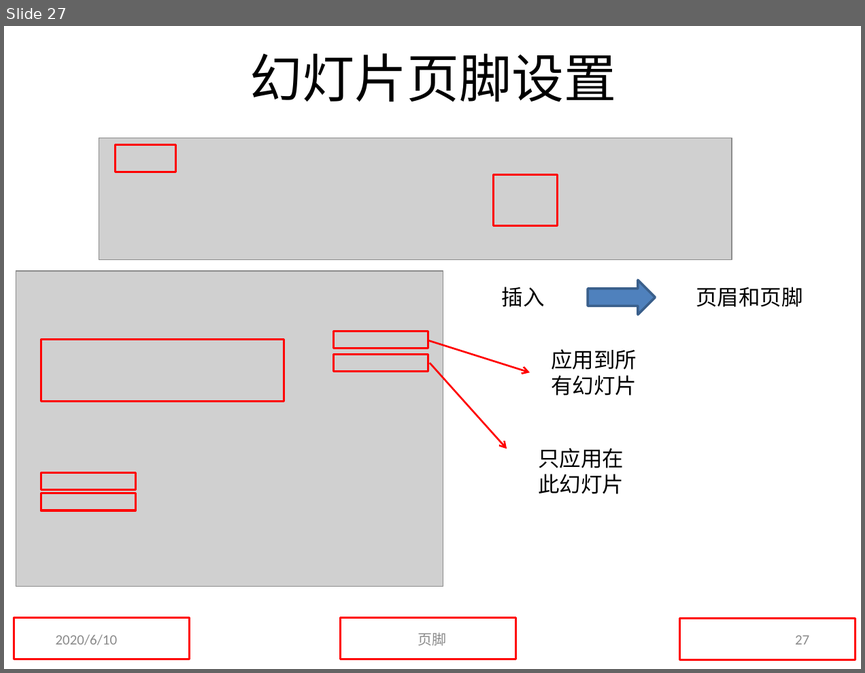
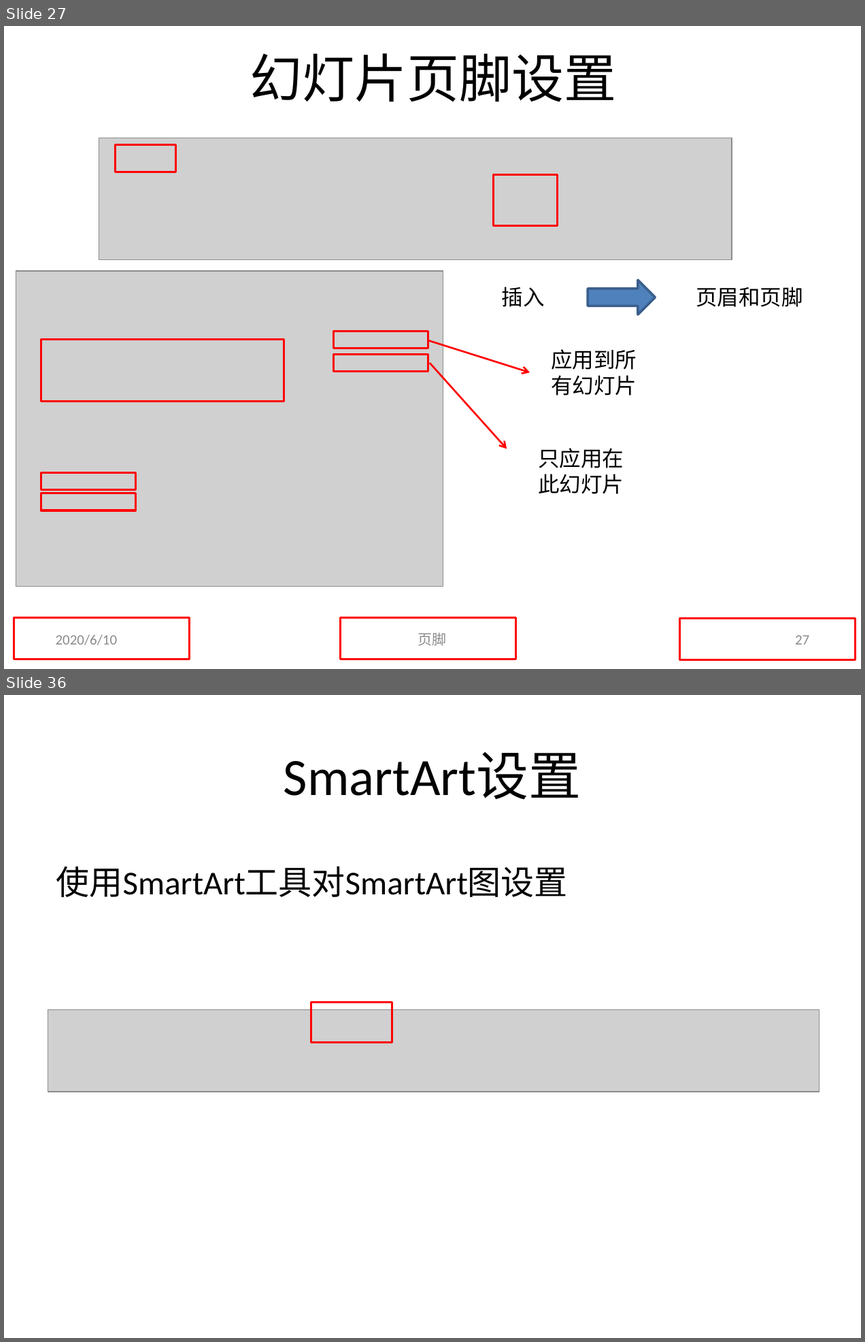
Before and after one commit to sans123wx/class, a slide deck: 第5章ppt/PowerPoint.pptx. Shown one above the other, each under a label of ours: slide 27 before the commit, slides 27 and 36 after it; the slides between them are not shown. The pictures are 865x673 and 865x1342 pixels, drawn with LibreOffice and Linux fonts; fonts in the diff are those of the drawing; grey boxes stand for pictures. Boxes give left, top, right and bottom in pixels: in the first picture for what was removed or moved away, otherwise in the second. Text is boxed around its words. In the diff, an @@ line names an element or a change of style, - is before the commit and + after.

```diff
--- a/第5章ppt/PowerPoint.pptx
+++ b/第5章ppt/PowerPoint.pptx
@@ slide 36 added at [4,695,861,1338], background #FFFFFF @@
@@ title added at [283,752,581,800], 44 pt, text #000000 @@
+SmartArt设置
@@ text added at [56,866,568,897], 28 pt, text #000000 @@
+使用SmartArt工具对SmartArt图设置
@@ picture added at [48,1009,819,1091] @@
@@ rectangle added at [311,1002,392,1042], outline #FF0000 1.5 pt @@
```
Also in this commit, not shown: 1 slide changed, 10 other slides added, 1 other file.
